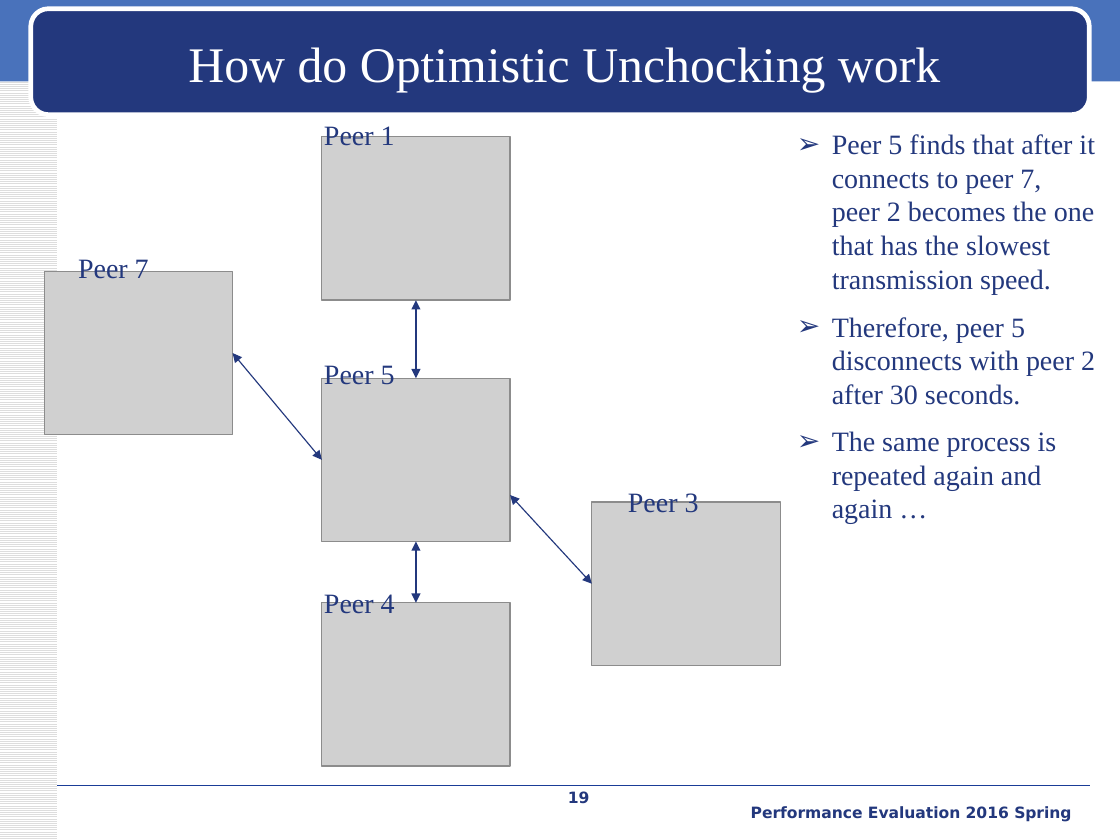
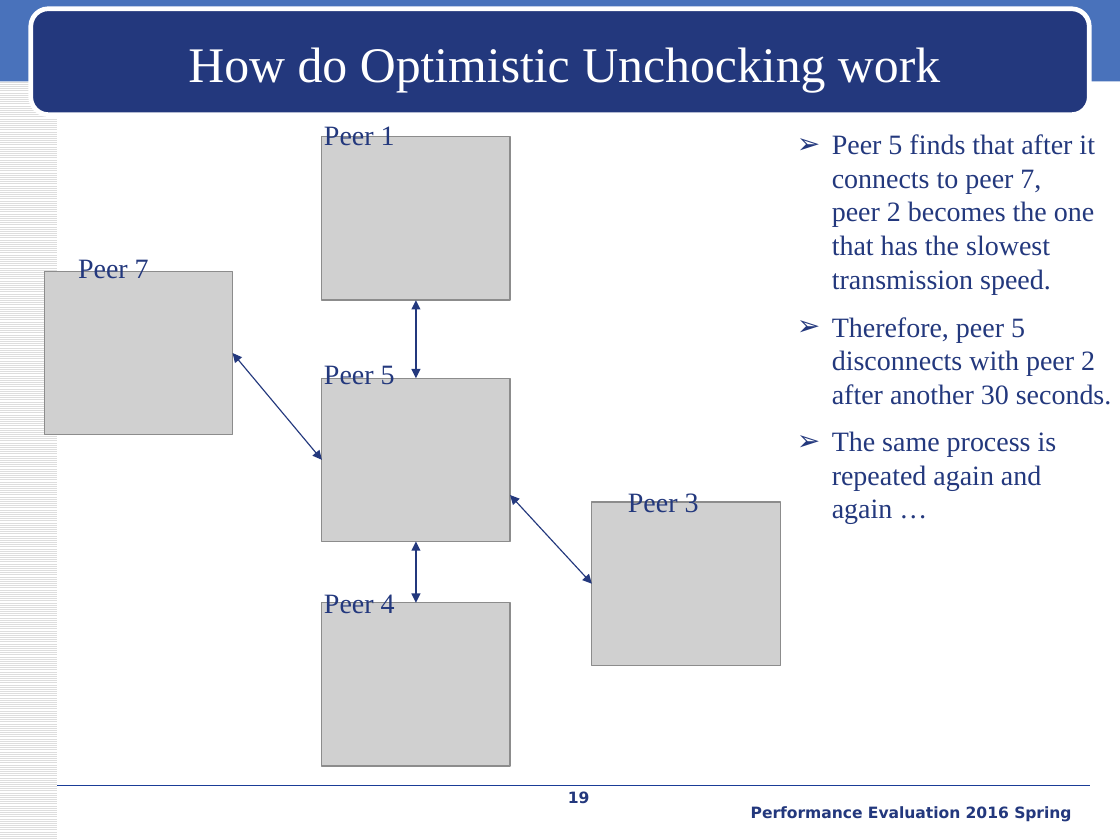
Before and after one commit to iamyuanchung/PE_104_2, a slide deck: slide 19 of final/BT-like-peer2peer.pptx. Drawn at 1120x840 pixels with LibreOffice and Linux fonts; fonts in the diff are those of the drawing; grey boxes stand for pictures; background and template pictures are left out. Boxes give left, top, right and bottom in pixels: in the first picture for what was removed or moved away, otherwise in the second. Text is boxed around its words. In the diff, an @@ line names an element or a change of style, - is before the commit and + after.

```diff
--- a/final/BT-like-peer2peer.pptx
+++ b/final/BT-like-peer2peer.pptx
@@ text at [832, 317, 1112, 405]: text changed @@
-➢ Therefore, peer 5
-  disconnects with peer 2
-  after 30 seconds.
+➢ Therefore, peer 5
+  disconnects with peer 2
+  after another 30 seconds.
```
Also in this commit, not shown: 1 other slide changed, 1 other file.
